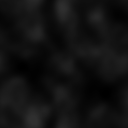
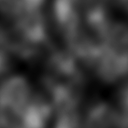
Two versions of the same layered image (128px x 128px). Layer-by-layer changes:
hid "Layer 15" over (0, 0, 128, 128)
